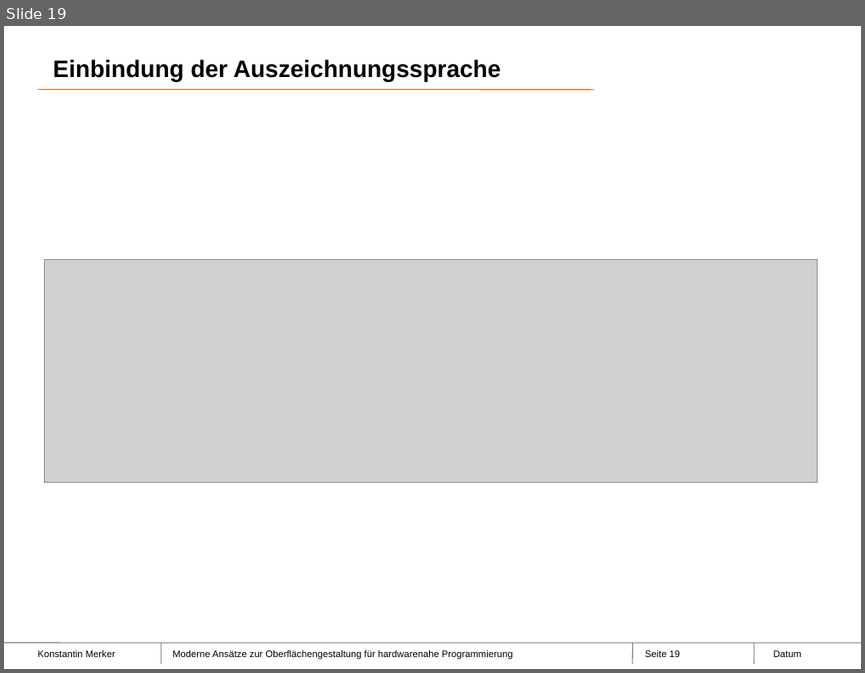
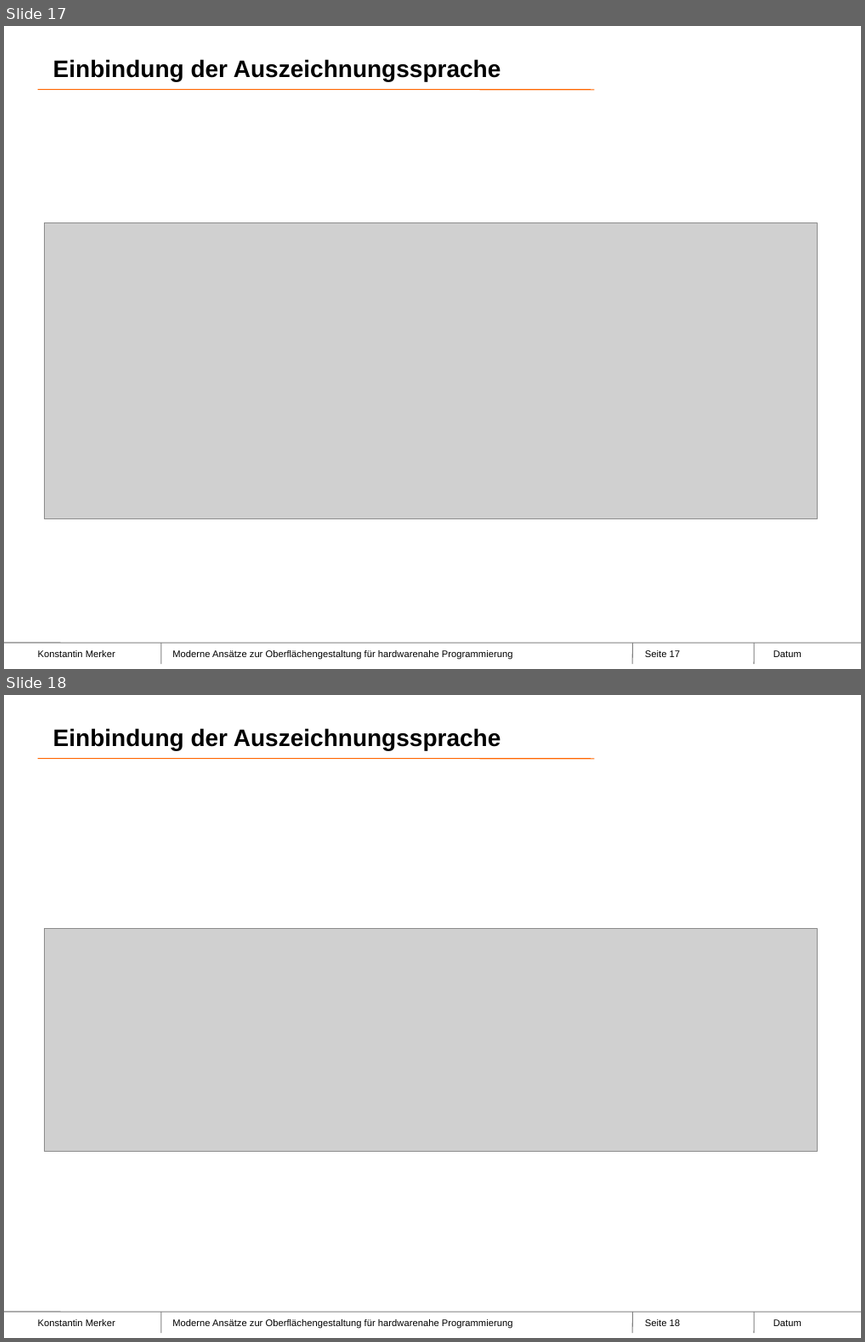
Before and after one commit to mexok/diplomarbeit, a slide deck: docs/Verteidigung/VerteidigungPraesentation.pptx. Shown one above the other, each under a label of ours: slide 19 before the commit, slides 17 and 18 after it. The pictures are 865x673 and 865x1342 pixels, drawn with LibreOffice and Linux fonts; fonts in the diff are those of the drawing; grey boxes stand for pictures; background and template pictures are left out. Boxes give left, top, right and bottom in pixels: in the first picture for what was removed or moved away, otherwise in the second. Text is boxed around its words. In the diff, an @@ line names an element or a change of style, - is before the commit and + after.

```diff
--- a/docs/Verteidigung/VerteidigungPraesentation.pptx
+++ b/docs/Verteidigung/VerteidigungPraesentation.pptx
@@ slide 17 added at (4,26,861,669), background #FFFFFF; not listed: 9 template elements that a slide beside it also shows @@
@@ title added at (53,59,501,81), 20 pt, text #000000, bold @@
+Einbindung der Auszeichnungssprache
@@ picture added at (44,223,817,519) @@
@@ what was slide 19 is now slide 18 @@
@@ page number at (645,1319,680,1326): text changed @@
-Seite 19
+Seite 18
```
Also in this commit, not shown: 3 slides changed, 1 other slide added, 2 slides removed, 1 other file.
